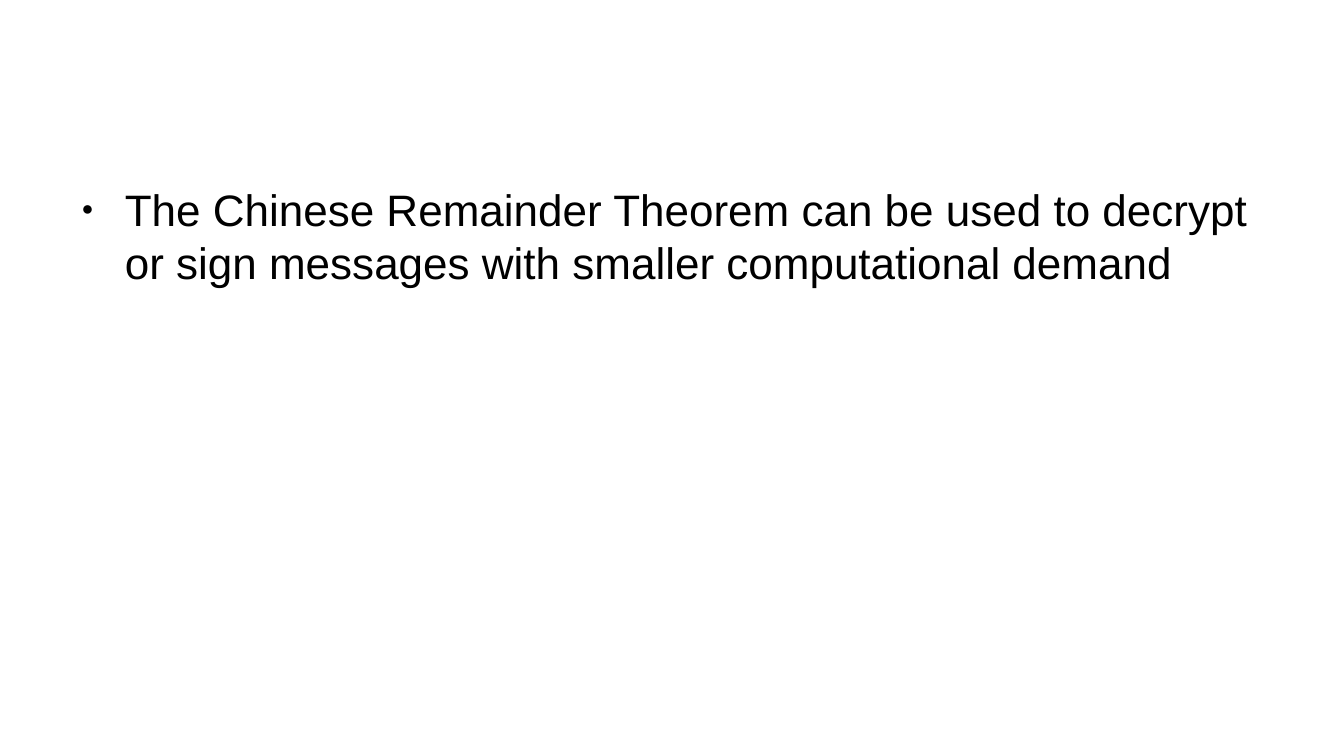
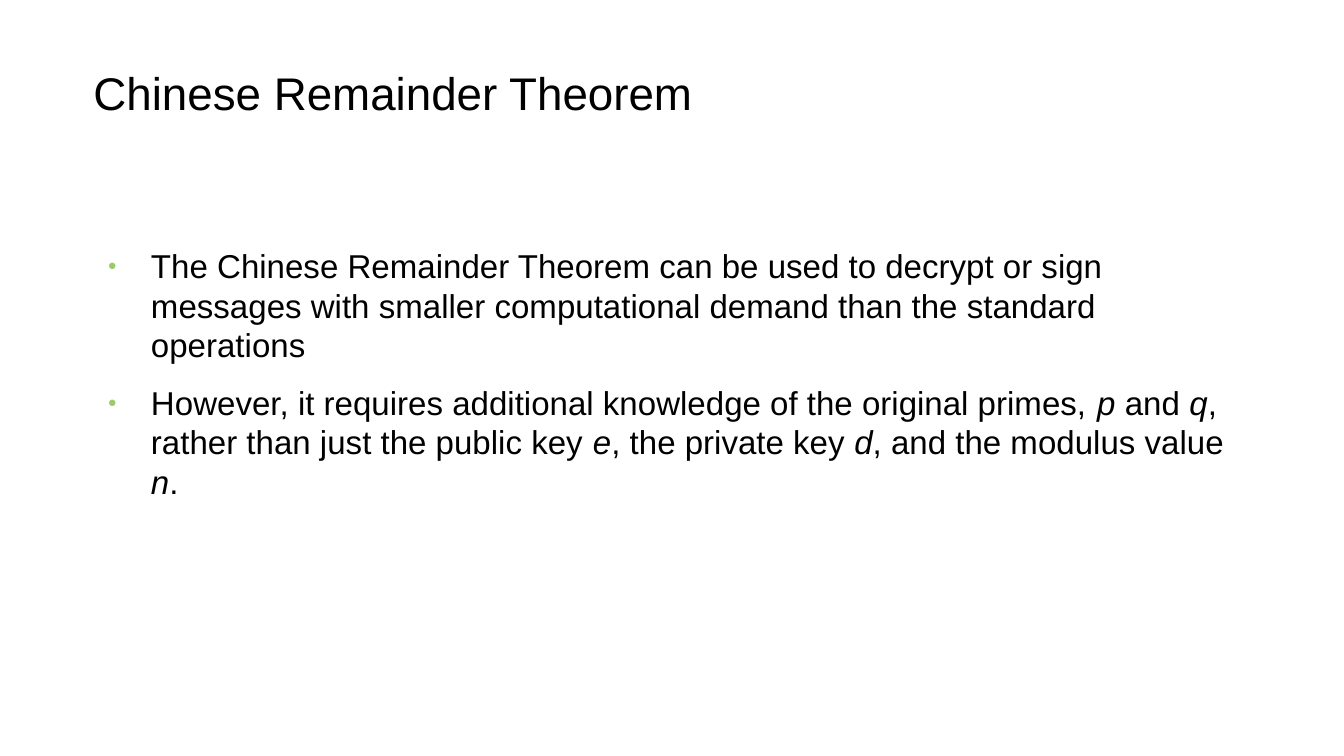
Before and after one commit to Geoiv/woodRSA, a slide deck: slide 5 of doc/writeup/Presentation.odp. Drawn at 1344x756 pixels with LibreOffice and Linux fonts; fonts in the diff are those of the drawing; background and template pictures are left out. Boxes give left, top, right and bottom in pixels: in the first picture for what was removed or moved away, otherwise in the second. Text is boxed around its words. In the diff, an @@ line names an element or a change of style, - is before the commit and + after.

```diff
--- a/doc/writeup/Presentation.odp
+++ b/doc/writeup/Presentation.odp
@@ title "Chinese Remainder Theorem": place and size @@
-title "Chinese Remainder Theorem" at (213,194,789,227)
+title "Chinese Remainder Theorem" at (93,77,692,111)
@@ title "Chinese Remainder Theorem" at (93,77,692,111): size 35.7 to 27 pt, text colour #FFFFFF to #000000 @@
@@ text at (151,254,1224,494): text changed; size 26 to 19.5 pt @@
-● The Chinese Remainder Theorem can be used to decrypt or sign messages with smaller computational demand
+● The Chinese Remainder Theorem can be used to decrypt or sign messages with smaller computational demand than the standard operations
+● However, it requires additional knowledge of the original primes, p and q, rather than just the public key e, the private key d, and the modulus value n.
```
Also in this commit, not shown: 7 other slides changed, 2 slides added, 1 slide removed, 56 other files.
